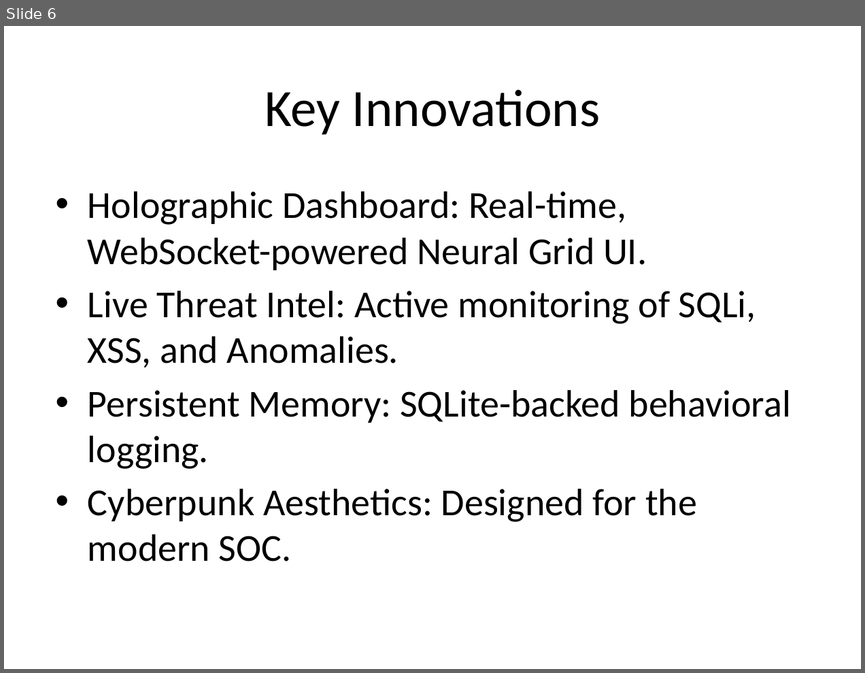
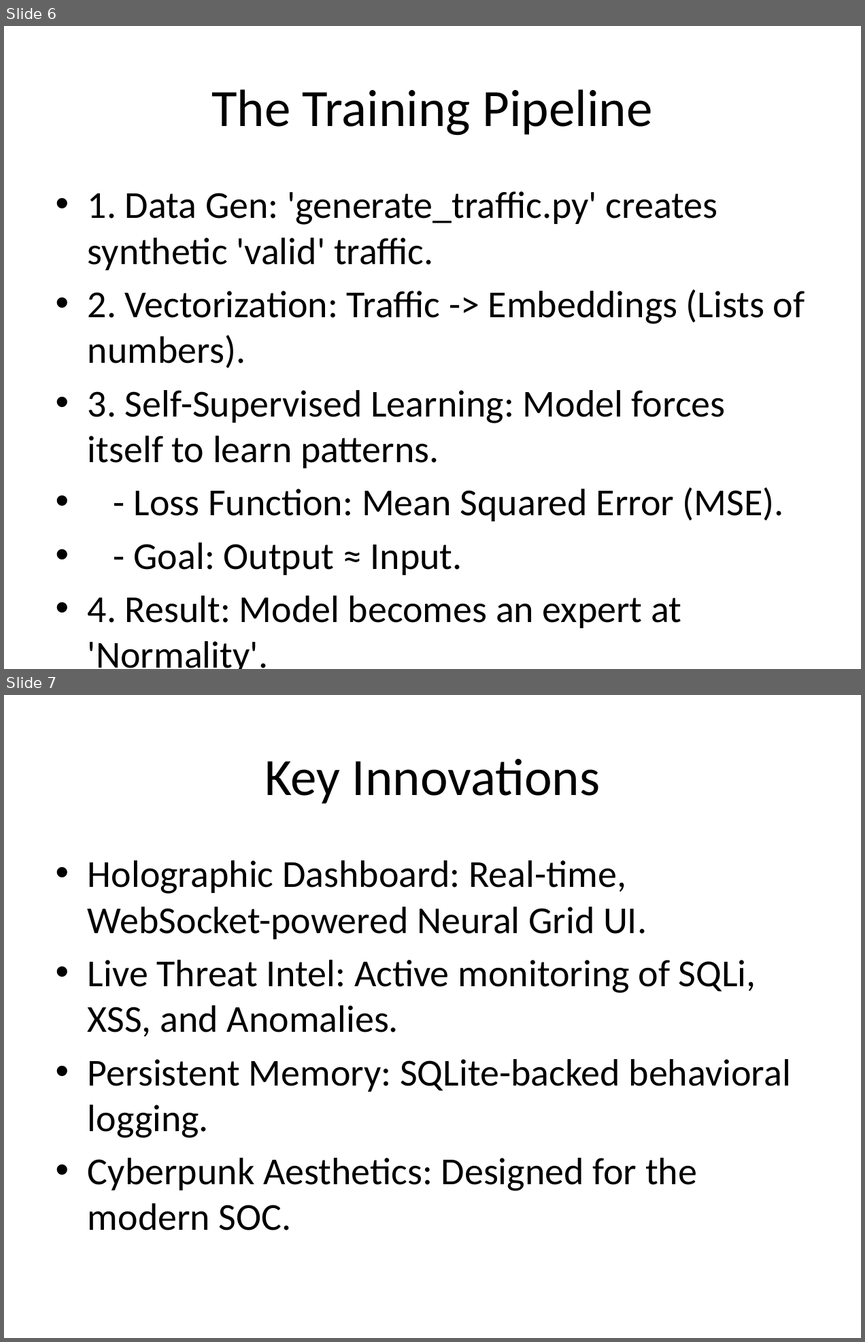
Before and after one commit to gokulkannanganesamoorthy/etherX, a slide deck: EtherX_Sentinel.pptx. Shown one above the other, each under a label of ours: slide 6 before the commit, slides 6 and 7 after it. The pictures are 865x673 and 865x1342 pixels, drawn with LibreOffice and Linux fonts; fonts in the diff are those of the drawing. Boxes give left, top, right and bottom in pixels: in the first picture for what was removed or moved away, otherwise in the second. Text is boxed around its words. In the diff, an @@ line names an element or a change of style, - is before the commit and + after.

Commit message:
docs: add training pipeline to presentation

```diff
--- a/EtherX_Sentinel.pptx
+++ b/EtherX_Sentinel.pptx
@@ slide 6 added at [4, 26, 861, 669], background #FFFFFF @@
@@ title added at [211, 89, 653, 135], 44 pt, text #000000 @@
+The Training Pipeline
@@ text added at [88, 191, 805, 669], 32 pt, text #000000 @@
+• 1. Data Gen: 'generate_traffic.py' creates synthetic 'valid' traffic.
+• 2. Vectorization: Traffic -> Embeddings (Lists of numbers).
+• 3. Self-Supervised Learning: Model forces itself to learn patterns.
+• - Loss Function: Mean Squared Error (MSE).
+• - Goal: Output ≈ Input.
+• 4. Result: Model becomes an expert at 'Normality'.
@@ what was slide 6 is now slide 7 @@
```
Also in this commit, not shown: 2 other files.
